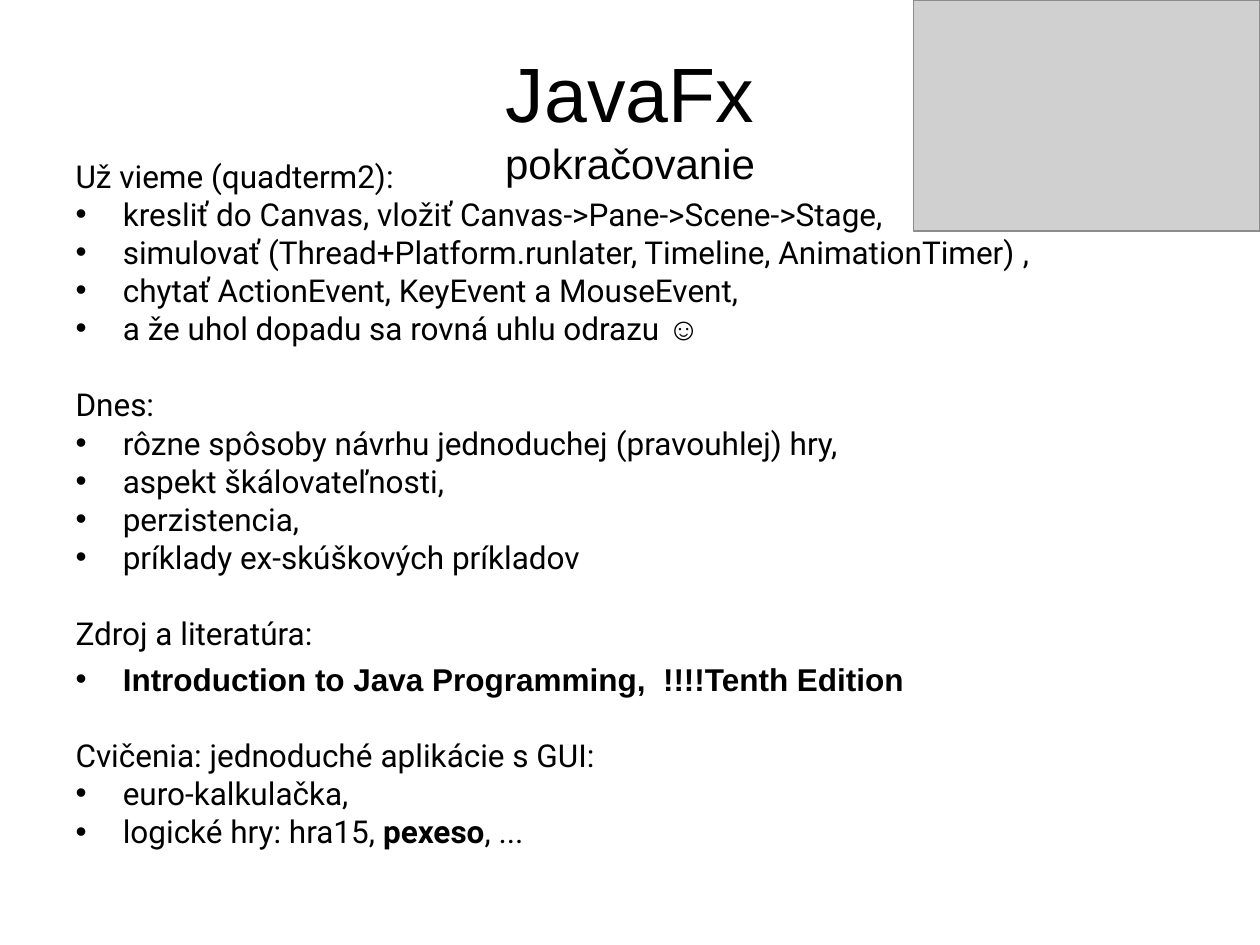
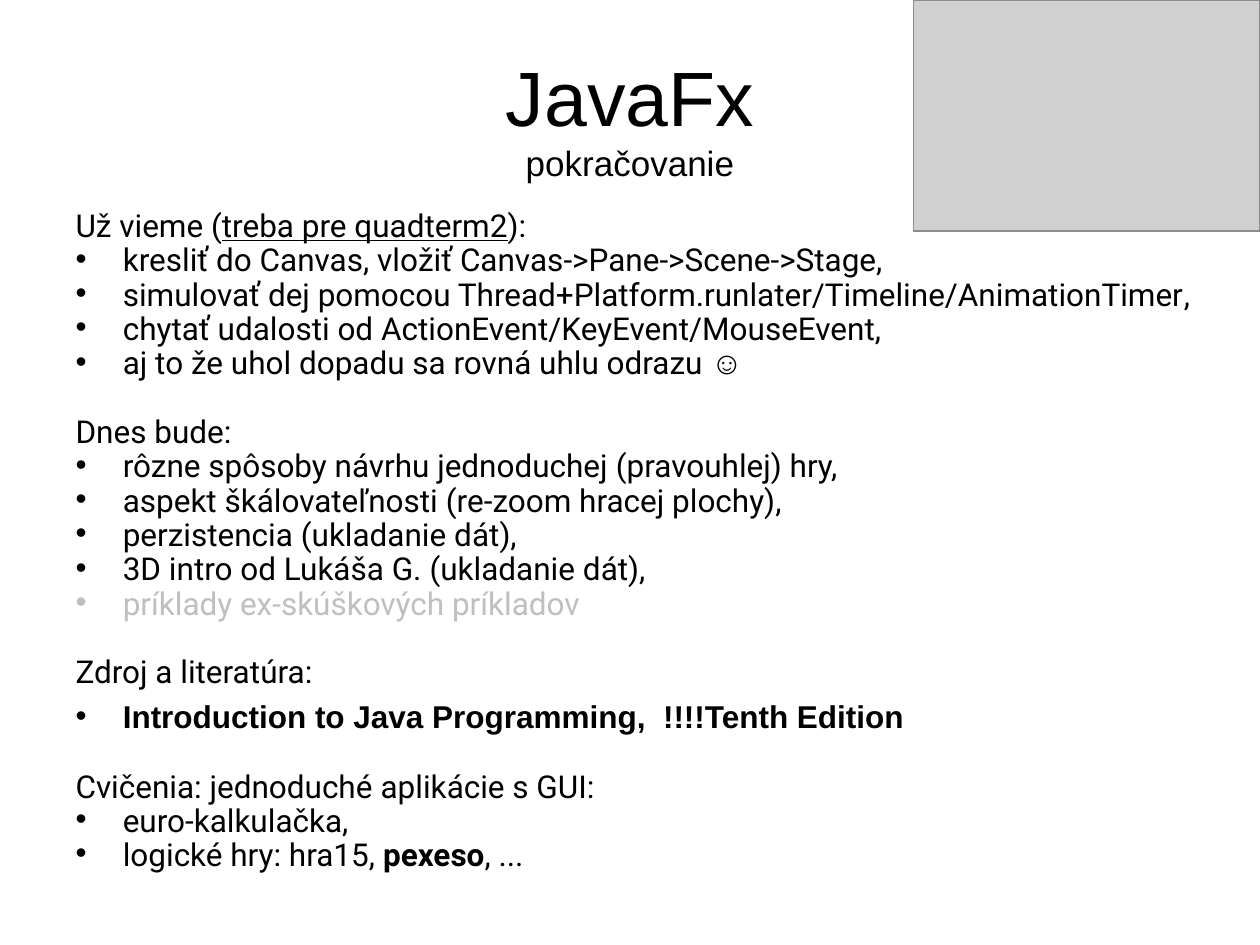
Before and after one commit to Programovanie4/Prednasky, a slide deck: slide 1 of 12/12_java.ppt. Drawn at 1260x945 pixels with LibreOffice and Linux fonts; fonts in the diff are those of the drawing; grey boxes stand for pictures. Boxes give left, top, right and bottom in pixels: in the first picture for what was removed or moved away, otherwise in the second. Text is boxed around its words. In the diff, an @@ line names an element or a change of style, - is before the commit and + after.

```diff
--- a/12/12_java.ppt
+++ b/12/12_java.ppt
@@ title "JavaFx pokračovanie" at (506,73,754,183): size 24 to 20 pt in "pokračovanie" @@
@@ text "Už vieme (treba pre quadterm2):": place and size @@
-text "Už vieme (treba pre quadterm2):" at (76,163,1014,850)
+text "Už vieme (treba pre quadterm2):" at (76,212,1190,873)
@@ text at (76,212,526,244): text changed @@
-Už vieme (quadterm2):
+Už vieme (treba pre quadterm2):
@@ text at (76,243,882,873): text colour #000000 to #BFBFBF in "príklady ex-skúškových príkladov"; line spacing 0.8 to 0.7; bullet colour #000000 to #BFBFBF @@
@@ text at (76,277,1190,444): text changed @@
-• simulovať (Thread+Platform.runlater, Timeline, AnimationTimer) ,
-• chytať ActionEvent, KeyEvent a MouseEvent,
-• a že uhol dopadu sa rovná uhlu odrazu ☺
-Dnes:
+• simulovať dej pomocou Thread+Platform.runlater/Timeline/AnimationTimer,
+• chytať udalosti od ActionEvent/KeyEvent/MouseEvent,
+• aj to že uhol dopadu sa rovná uhlu odrazu ☺
+Dnes bude:
@@ text at (123,483,781,587): text changed @@
-• aspekt škálovateľnosti,
-• perzistencia,
+• aspekt škálovateľnosti (re-zoom hracej plochy),
+• perzistencia (ukladanie dát),
+• 3D intro od Lukáša G. (ukladanie dát),
```
Also in this commit, not shown: 3 other slides changed, 3 slides added, 1 other file.
